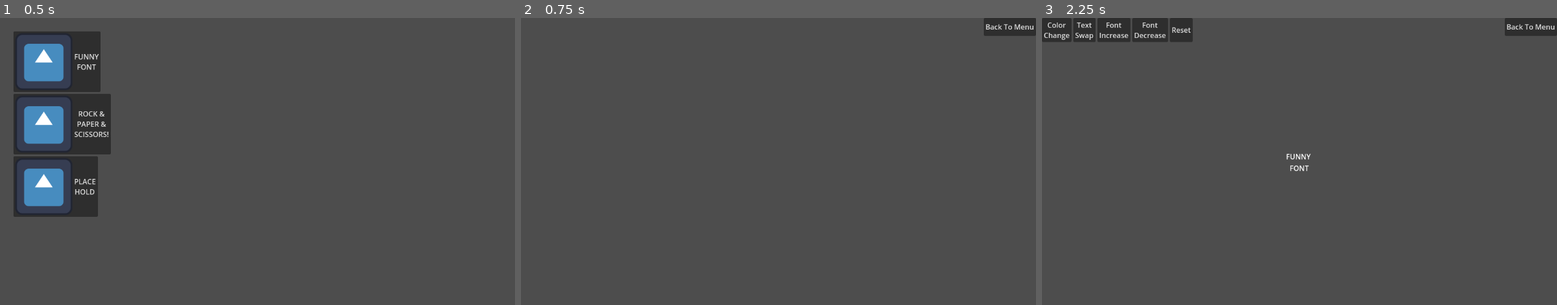
Above: before the commit, frames 1-3 (left to right).
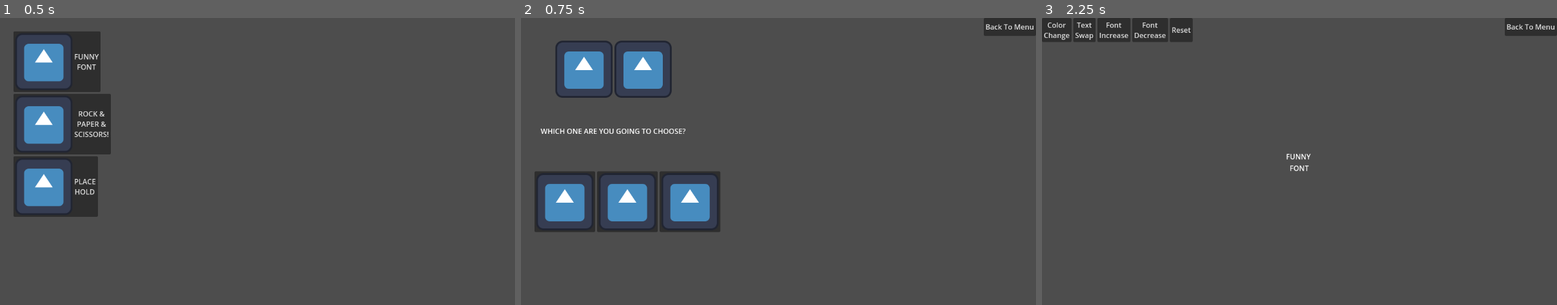
Above: after the commit, the same moments.

Repository: unhaud/small-ones
Game: Godot game, scene res://LevelSelector/LevelSelector.tscn
The game is run twice, just before and just after one commit, with the same random seed, the same clock (stepped at 60 frames per second) and the same inputs. The engine's default icon, where the game draws it, is replaced by a stand-in: a white triangle on a blue panel in a dark square.
Inputs:
- Up to frame 1 (0.5 s): no input
- Up to frame 2 (0.75 s): click "ROCK & PAPER & SCISSORS!" at 0.5 s
- Up to frame 3 (2.25 s): click "Back To Menu" at 1.25 s; click "FUNNY FONT" at 2 s

Frame 1 is identical in both runs. In frame 2, 7.5% of the frame differs, in the area x 2-39%, y 7-75%; in frame 3, nothing differs.

Commit message:
Rock Paper Scissors scene layout
added various GUI elements in the Rock Paper Scissors scene

Diff:
--- a/RockPaperScissors/RockPaperScissors.tscn
+++ b/RockPaperScissors/RockPaperScissors.tscn
@@ -1,7 +1,8 @@
-[gd_scene load_steps=3 format=3 uid="uid://dc5aj4y6e78kw"]
+[gd_scene load_steps=4 format=3 uid="uid://dc5aj4y6e78kw"]
 
 [ext_resource type="Script" uid="uid://dpq6q6mrp7fhb" path="res://RockPaperScissors/rock_paper_scissors.gd" id="1_17rw1"]
 [ext_resource type="PackedScene" uid="uid://g0buiqtkgd4u" path="res://placeholder.tscn" id="2_7qjnr"]
+[ext_resource type="Texture2D" uid="uid://67ky4dyclb6l" path="res://icon.svg" id="3_nphnv"]
 
 [node name="Control" type="Control"]
 layout_mode = 3
@@ -14,3 +15,66 @@
 
 [node name="BackToMenu" parent="." instance=ExtResource("2_7qjnr")]
 layout_mode = 1
+
+[node name="ChoiceDisplay" type="GridContainer" parent="."]
+layout_mode = 0
+offset_left = 77.0
+offset_top = 51.0
+offset_right = 337.0
+offset_bottom = 311.0
+
+[node name="HBoxContainer" type="HBoxContainer" parent="ChoiceDisplay"]
+layout_mode = 2
+
+[node name="PlayerDisplay" type="TextureRect" parent="ChoiceDisplay/HBoxContainer"]
+layout_mode = 2
+texture = ExtResource("3_nphnv")
+
+[node name="ComputerDisplay" type="TextureRect" parent="ChoiceDisplay/HBoxContainer"]
+layout_mode = 2
+texture = ExtResource("3_nphnv")
+
+[node name="Buttons" type="GridContainer" parent="."]
+layout_mode = 1
+anchors_preset = 2
+anchor_top = 1.0
+anchor_bottom = 1.0
+offset_top = -334.0
+offset_right = 480.0
+offset_bottom = -138.0
+grow_vertical = 0
+columns = 3
+
+[node name="MarginContainer" type="MarginContainer" parent="Buttons"]
+layout_mode = 2
+theme_override_constants/margin_left = 30
+theme_override_constants/margin_top = 30
+theme_override_constants/margin_right = 30
+theme_override_constants/margin_bottom = 30
+
+[node name="HBoxContainer" type="HBoxContainer" parent="Buttons/MarginContainer"]
+layout_mode = 2
+
+[node name="Rock" type="Button" parent="Buttons/MarginContainer/HBoxContainer"]
+layout_mode = 2
+icon = ExtResource("3_nphnv")
+
+[node name="Paper" type="Button" parent="Buttons/MarginContainer/HBoxContainer"]
+layout_mode = 2
+icon = ExtResource("3_nphnv")
+
+[node name="Scissors" type="Button" parent="Buttons/MarginContainer/HBoxContainer"]
+layout_mode = 2
+icon = ExtResource("3_nphnv")
+
+[node name="ResultLabel" type="Label" parent="."]
+layout_mode = 1
+anchors_preset = 2
+anchor_top = 1.0
+anchor_bottom = 1.0
+offset_left = 44.0
+offset_top = -406.0
+offset_right = 387.0
+offset_bottom = -383.0
+grow_vertical = 0
+text = "WHICH ONE ARE YOU GOING TO CHOOSE?"
